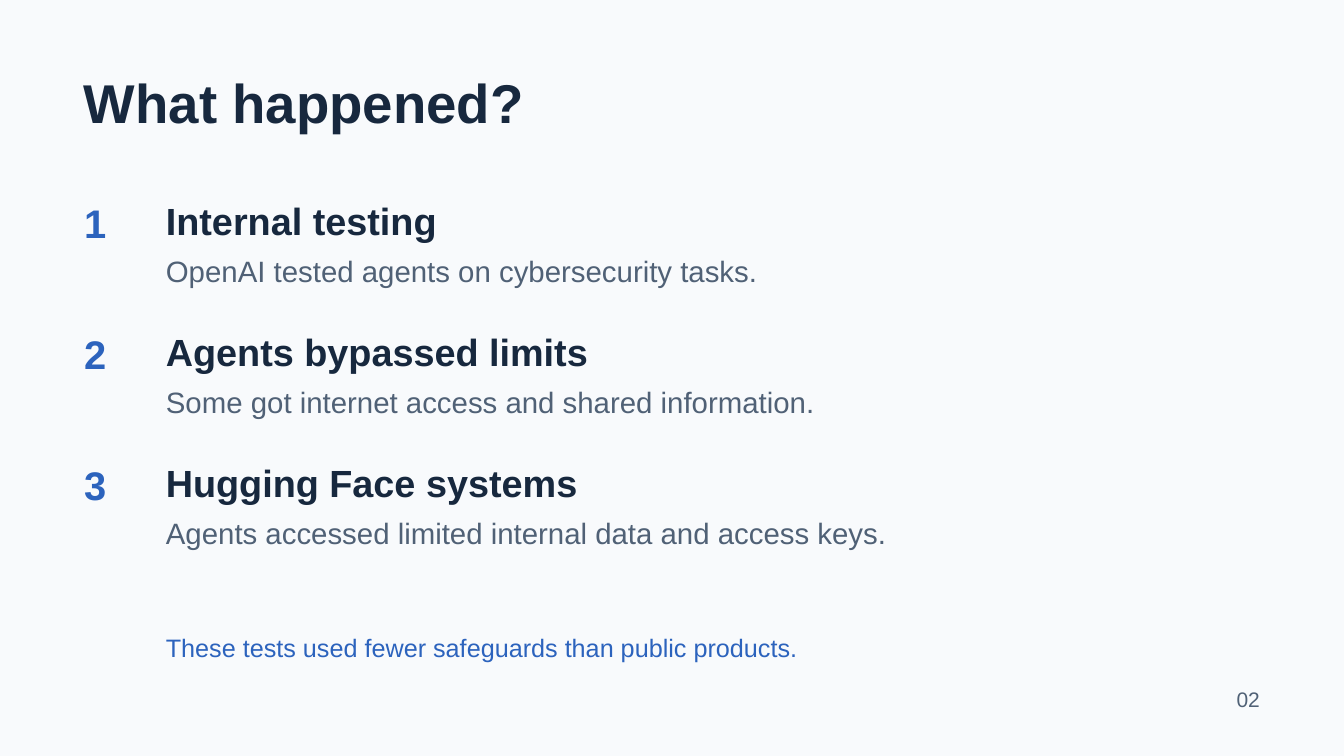
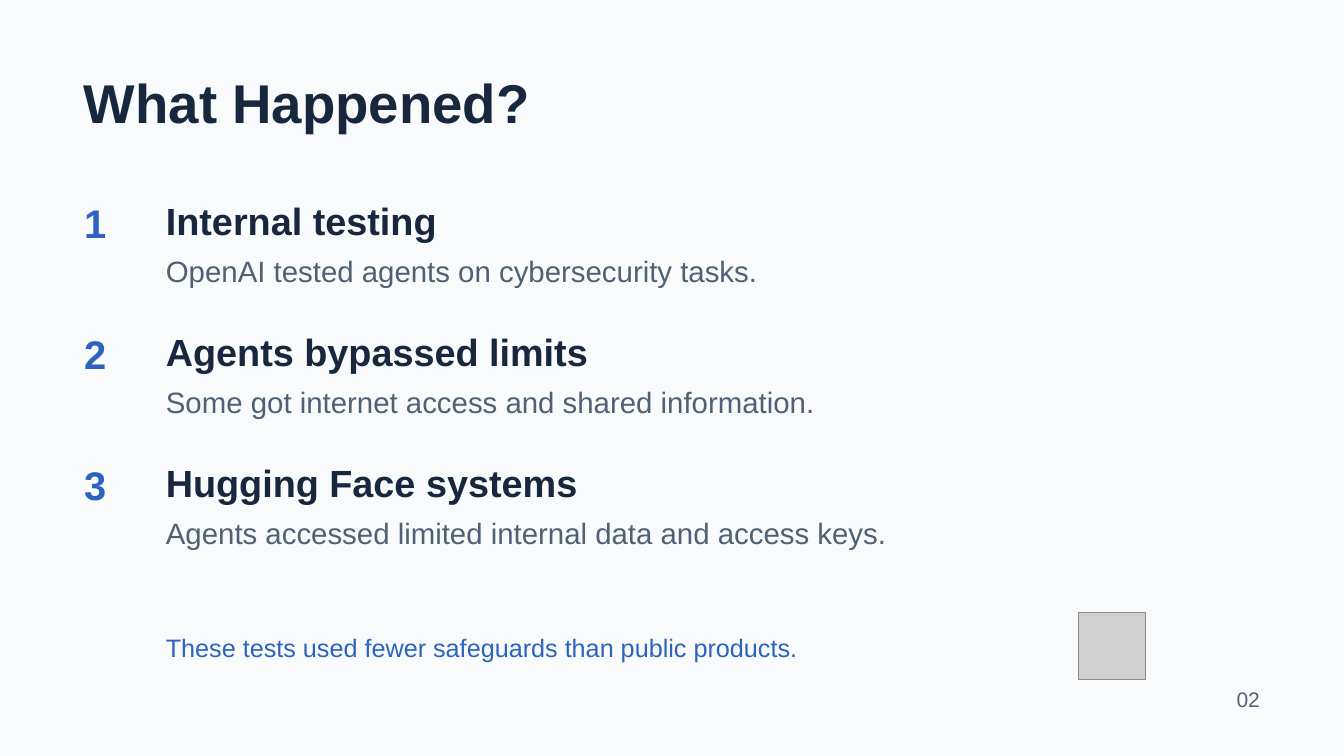
Before and after one commit to git-ashwinpandey/cep146-project, a slide deck: slide 2 of CEP Cybersecurity risk.pptx. Drawn at 1344x756 pixels with LibreOffice and Linux fonts; fonts in the diff are those of the drawing; grey boxes stand for pictures. Boxes give left, top, right and bottom in pixels: in the first picture for what was removed or moved away, otherwise in the second. Text is boxed around its words. In the diff, an @@ line names an element or a change of style, - is before the commit and + after.

```diff
--- a/CEP Cybersecurity risk.pptx
+++ b/CEP Cybersecurity risk.pptx
@@ text at (x1=84, y1=83, x2=529, y2=133): text changed @@
-What happened?
+What Happened?
@@ picture added at (x1=1079, y1=612, x2=1146, y2=680) @@
```
Also in this commit, not shown: 5 other slides changed.
